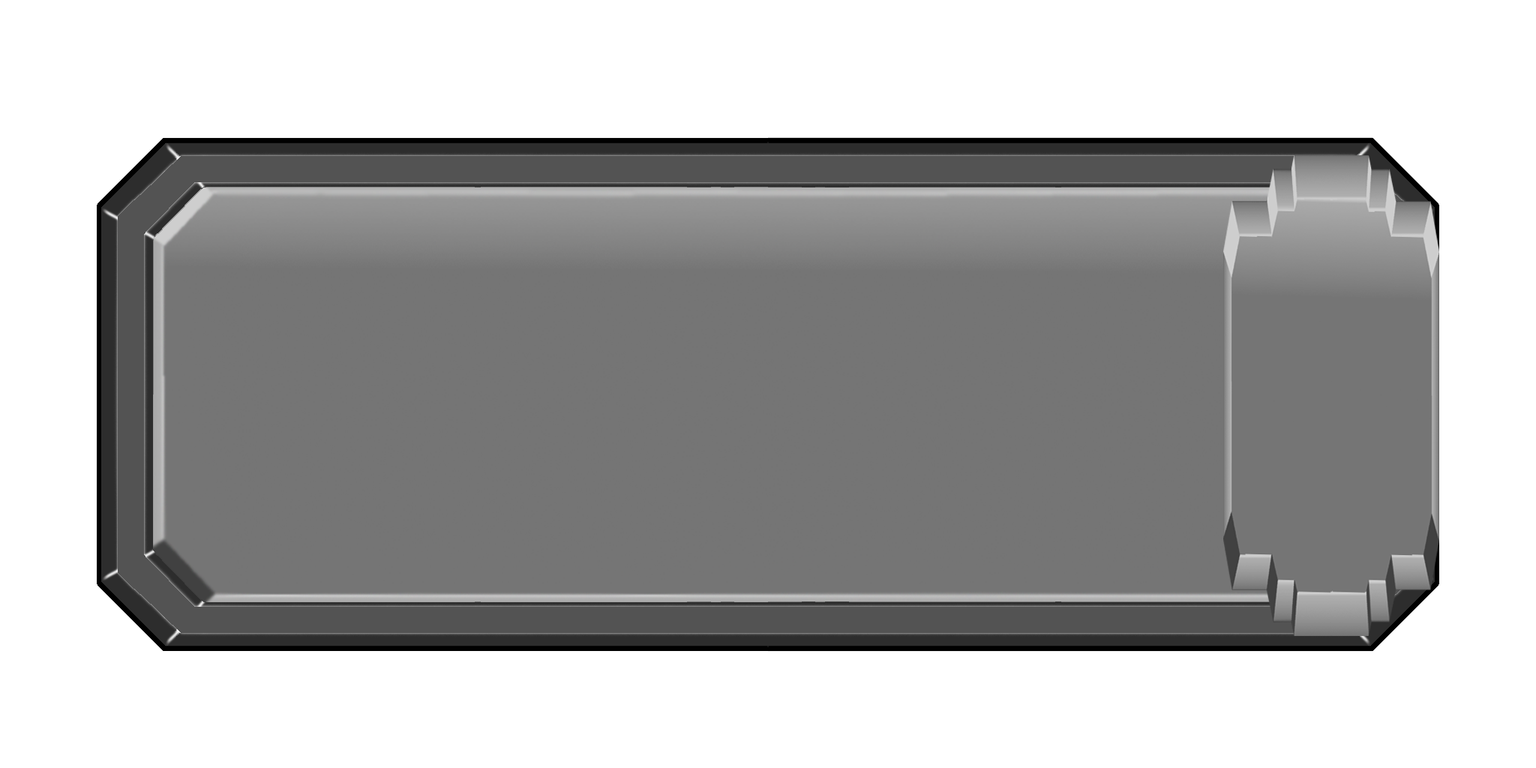
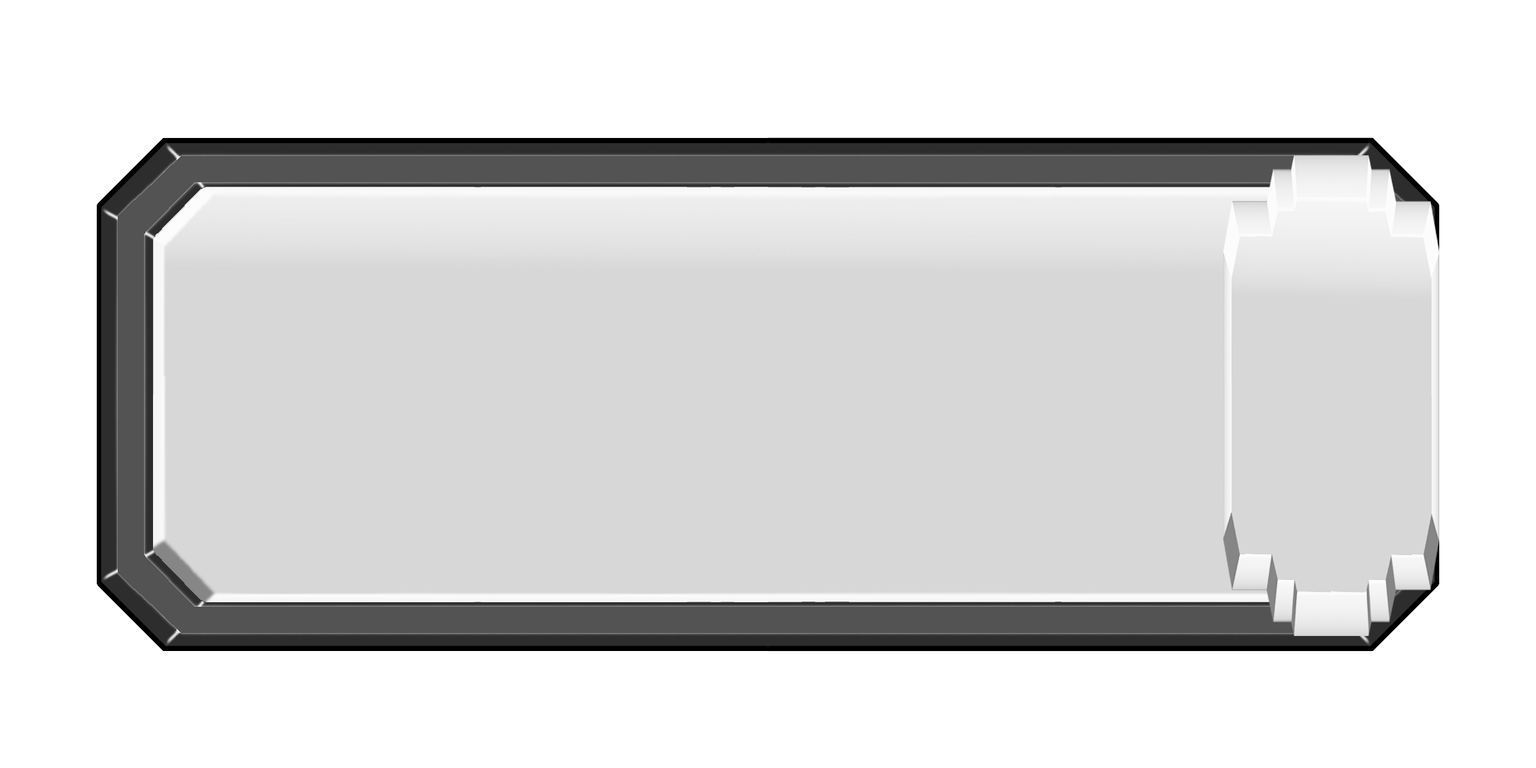
Before/after of a 1536×768 layered artwork. What changed in the layer stack:
removed layer "Button" over [1223, 155, 1440, 636]
added layer "Handle" above "Fill" over [1223, 155, 1440, 636]
added layer "Fill" above "Background" over [152, 186, 1383, 603]
removed layer "Bar Fill" over [152, 186, 1383, 603]
